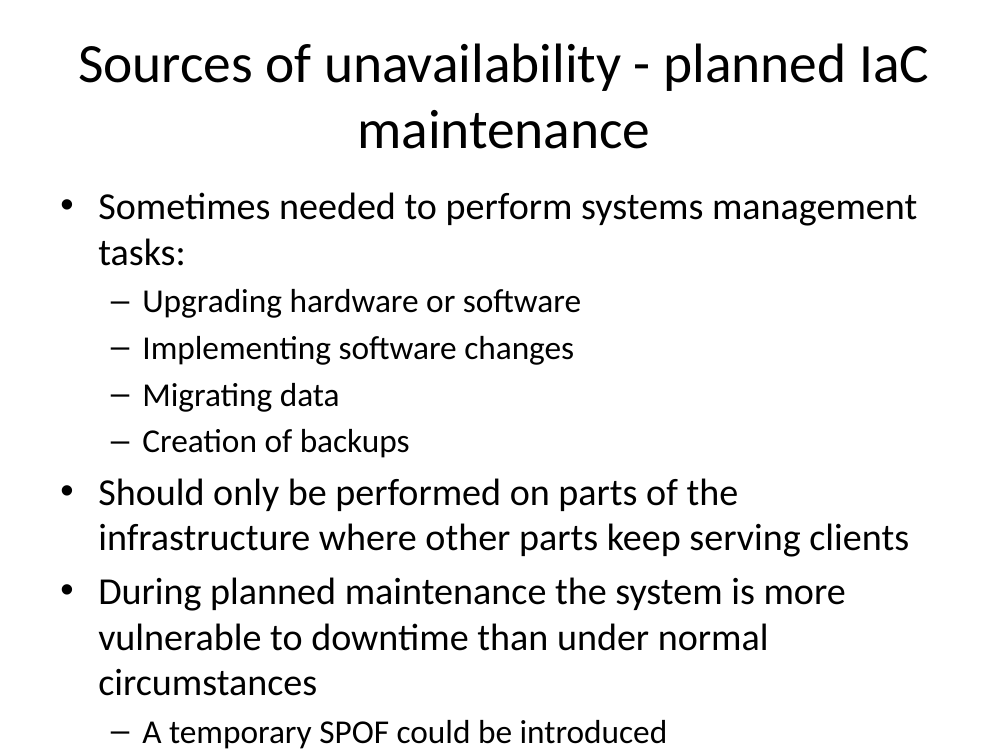
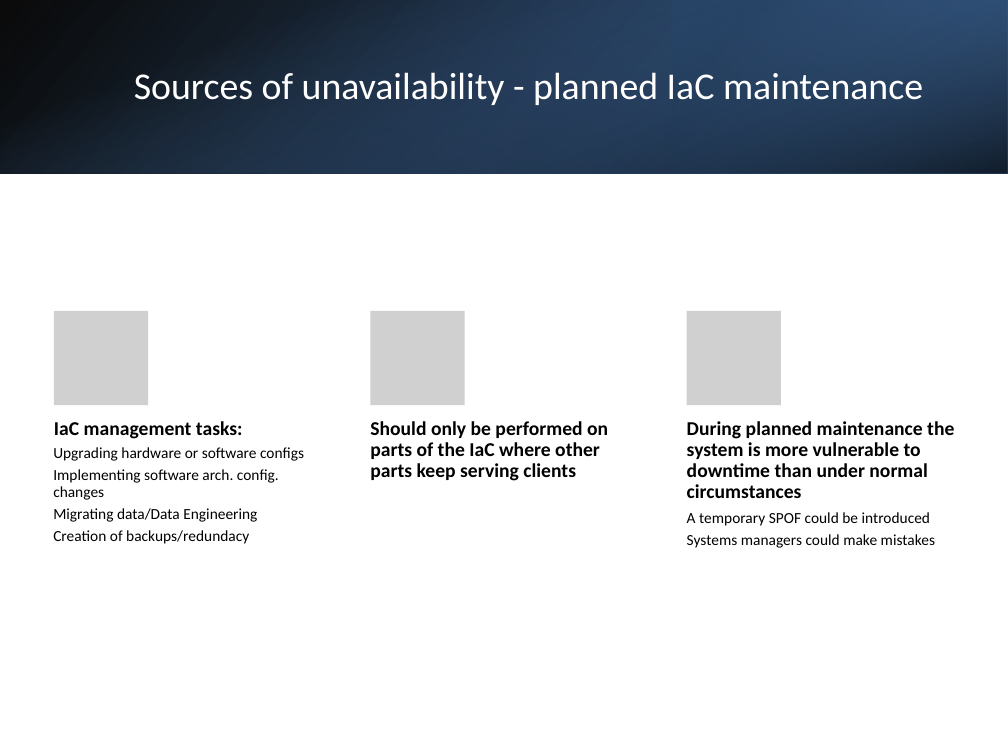
Before and after one commit to SannioEvolution/Material, a slide deck: slide 19 of 18 - Major Causes of Maintenance Problems- Infrastructure code smells.pptx (slide 16 before the commit). Drawn at 1008x756 pixels with LibreOffice and Linux fonts; fonts in the diff are those of the drawing; grey boxes stand for pictures. Boxes give left, top, right and bottom in pixels: in the first picture for what was removed or moved away, otherwise in the second. Text is boxed around its words. In the diff, an @@ line names an element or a change of style, - is before the commit and + after.

```diff
--- a/18 - Major Causes of Maintenance Problems- Infrastructure code smells.pptx
+++ b/18 - Major Causes of Maintenance Problems- Infrastructure code smells.pptx
@@ rectangle added at [0, 0, 1008, 173], fill gradient #000000 to #376092 @@
@@ rectangle added at [0, 0, 1008, 173], fill gradient #4F81BD to #000000 @@
@@ rectangle added at [672, 0, 1008, 173], fill gradient #254061 to #4F81BD @@
@@ title "Sources of unavailability - planned ...": place and size @@
-title "Sources of unavailability - planned ..." at [78, 43, 929, 149]
+title "Sources of unavailability - planned ..." at [134, 72, 923, 105]
@@ title "Sources of unavailability - planned ..." at [134, 72, 923, 105]: size 39.6 to 27 pt, text colour #000000 to #FFFFFF; line spacing 1 to 0.9 @@
@@ text removed at [98, 192, 917, 749] @@
-• Sometimes needed to perform systems management tasks:
-  – Upgrading hardware or software
-  – Implementing software changes
-  – Migrating data
-  – Creation of backups
-• Should only be performed on parts of the infrastructure where other parts keep serving clients
-• During planned maintenance the system is more vulnerable to downtime than under normal circumstances
-  – A temporary SPOF could be introduced
-  – Systems managers could make mistakes
@@ group added at [53, 310, 954, 548]: 5 texts, 3 pictures @@
+IaC management tasks:
+Upgrading hardware or software configs
+Implementing software arch. config. changes
+Migrating data/Data Engineering
+Creation of backups/redundacy
+Should only be performed on parts of the IaC where other parts keep serving clients
+During planned maintenance the system is more vulnerable to downtime than under normal circumstances
+A temporary SPOF could be introduced
+Systems managers could make mistakes
```
Also in this commit, not shown: 6 other slides changed, 4 slides added, 2 slides removed.
